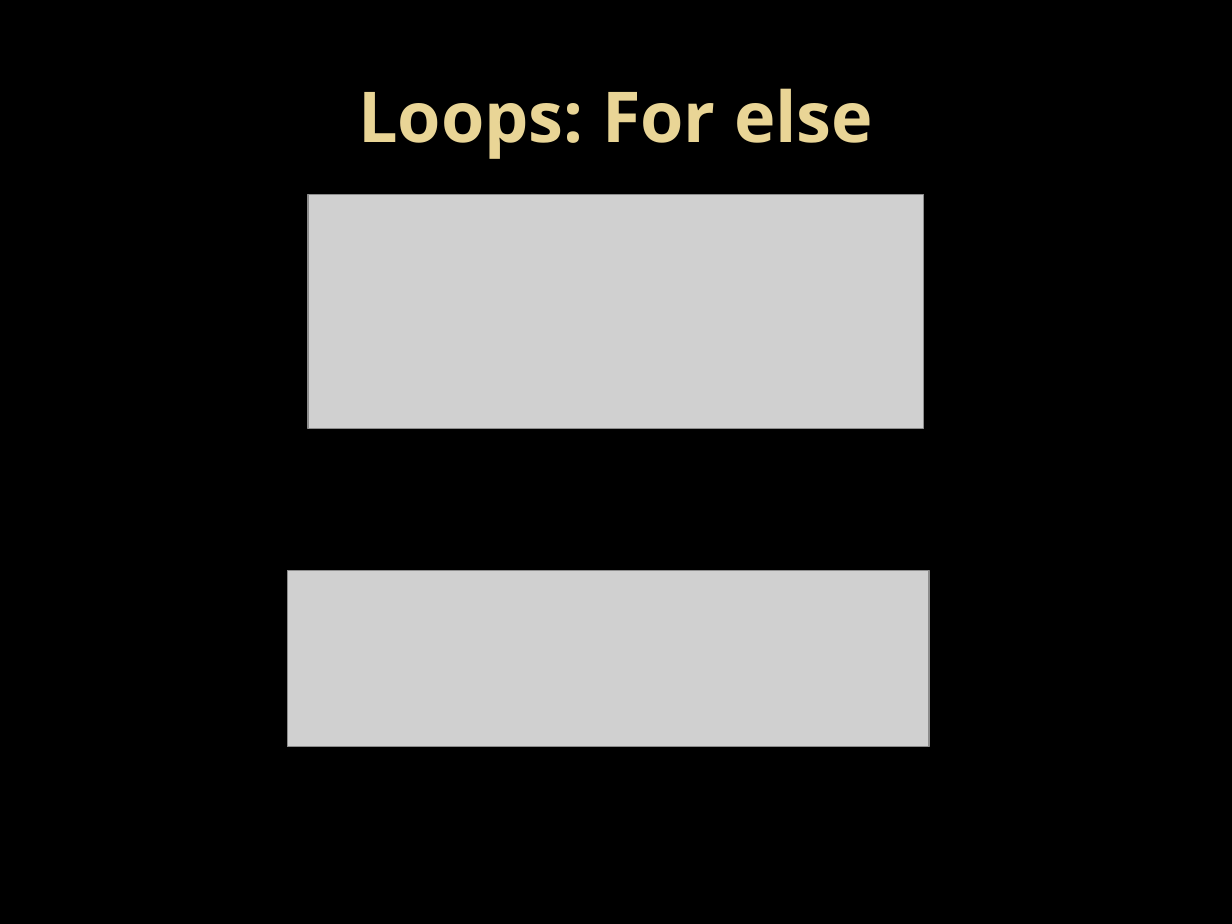
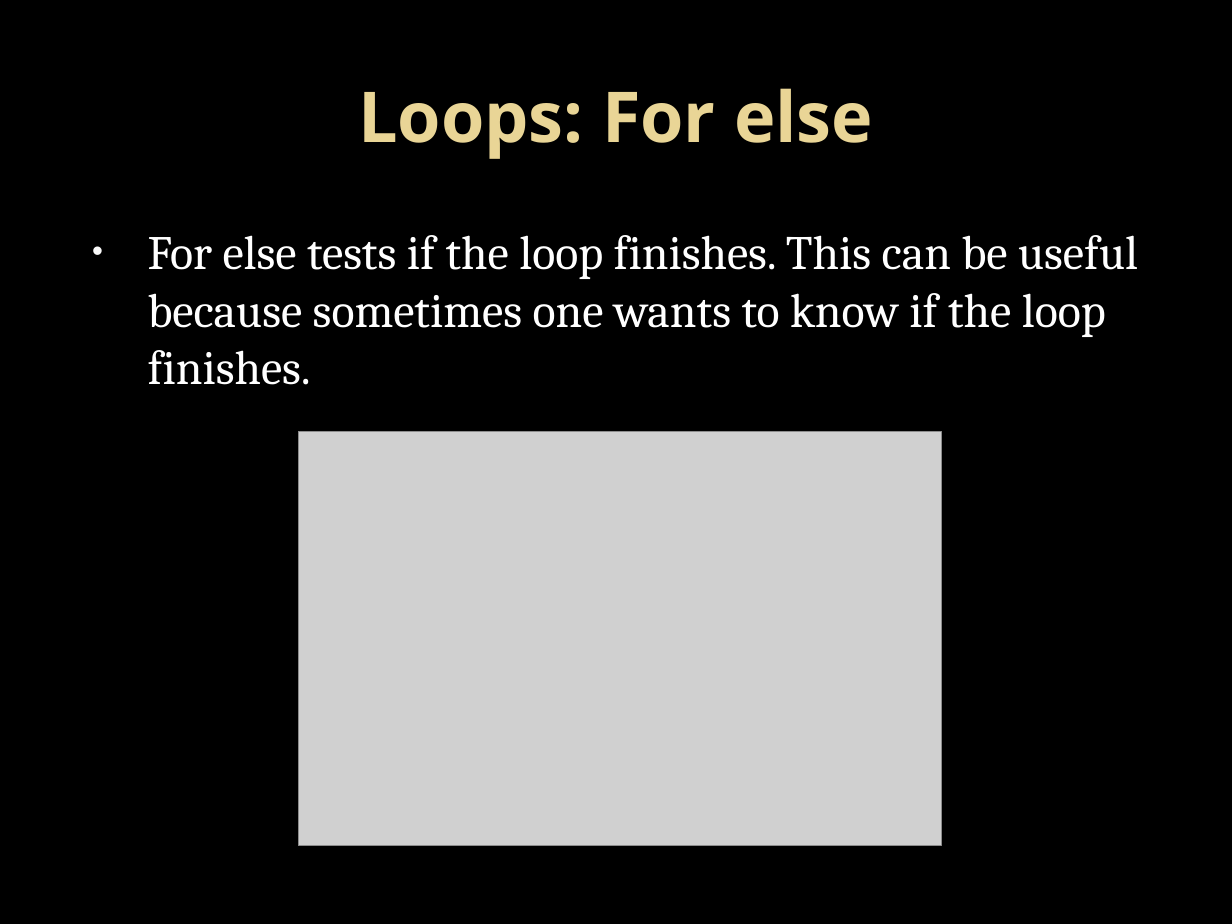
Before and after one commit to LukeKaim/python_training, a slide deck: slide 26 of introduction to python_1.pptx (slide 23 before the commit). Drawn at 1232x924 pixels with LibreOffice and Linux fonts; fonts in the diff are those of the drawing; grey boxes stand for pictures; background and template pictures are left out. Boxes give left, top, right and bottom in pixels: in the first picture for what was removed or moved away, otherwise in the second. Text is boxed around its words. In the diff, an @@ line names an element or a change of style, - is before the commit and + after.

```diff
--- a/introduction to python_1.pptx
+++ b/introduction to python_1.pptx
@@ picture removed at (308, 195, 924, 429) @@
@@ text added at (148, 235, 1138, 385), 28 pt, text #FFFFFF @@
+• For else tests if the loop finishes. This can be useful because sometimes one wants to know if the loop finishes.
@@ picture added at (298, 431, 941, 845) @@
@@ picture removed at (287, 570, 929, 747) @@
```
Also in this commit, not shown: 16 other slides changed, 5 slides added, 17 other files.
